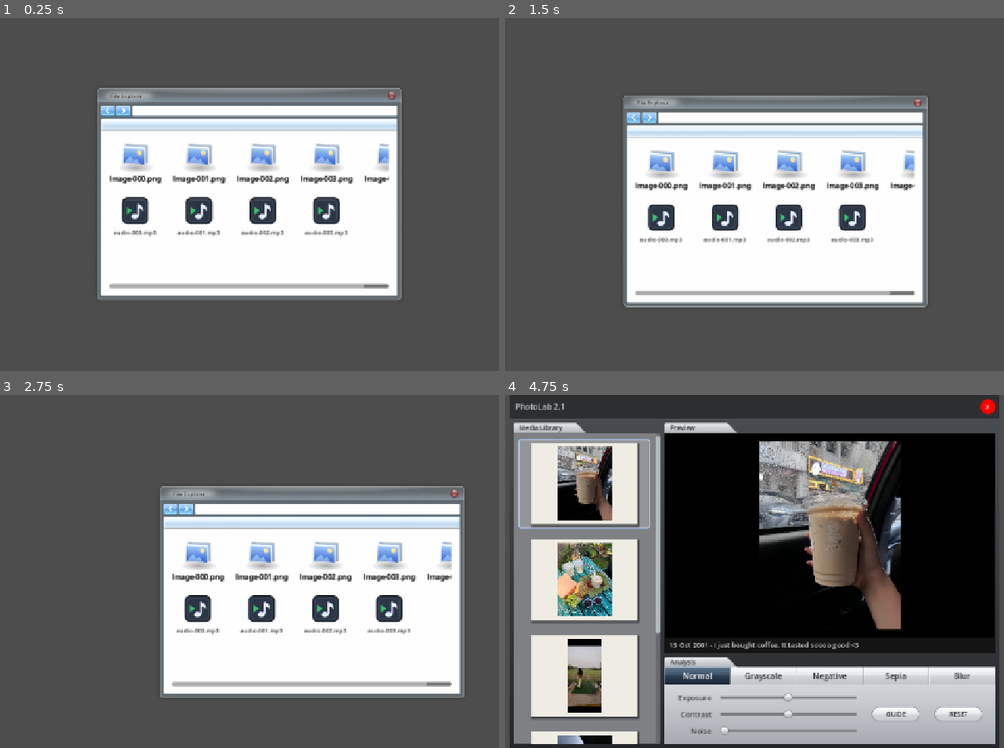
Above: before the commit, frames 1-4 (two rows, left to right).
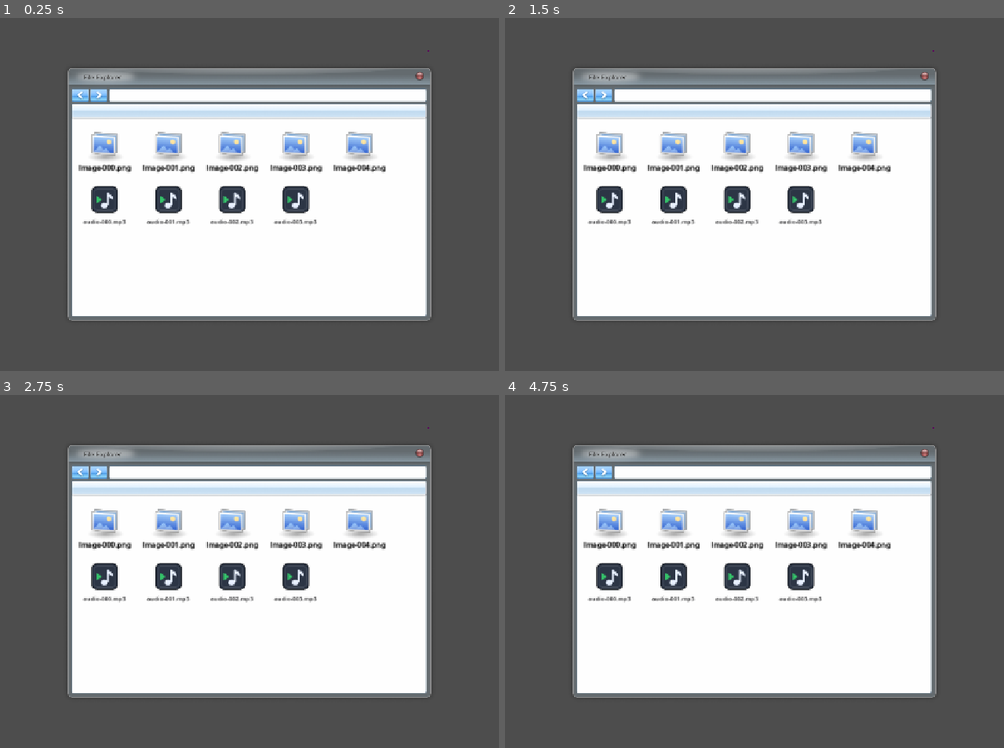
Above: after the commit, the same moments.

Repository: kaminaryu/project-found-footage
Game: Godot game, scene res://Objects/Mechanism/Desktop/FileExplorer/file_explorer.tscn
Two runs of this game, one before a commit and one after it. Both use one fixed random seed, a clock stepped at 60 frames per second and the inputs below. This scene is started directly instead of the project's main scene. Sound files missing from this copy of the repository are replaced by a short silence.
Inputs (mouse positions are in pixels of both pictures, inside the frame that each line leads up to):
- Up to frame 1 (0.25 s): no input
- Up to frame 2 (1.5 s): click (639, 155) at 0.52 s; tap Enter (ui_accept) at 1.25 s; drag from (754, 95) to (819, 116) at 1.27 s
- Up to frame 3 (2.75 s): tap Enter (ui_accept) at 2 s; drag from (124, 589) to (219, 642) at 2.02 s
- Up to frame 4 (4.75 s): tap Enter (ui_accept) at 2.75, 3.5, 4.25, 4.52 s; move the mouse to (819, 493) at 2.77 s; hold D (move_right) 2.78-3.5 s; hold P (place_item) 2.78-3.5 s; drag from (724, 642) to (564, 518) at 3.52 s; move the mouse to (944, 624) at 4.27 s; hold A (move_left) from 4.28 s (still down); hold 1 (use_phone) from 4.28 s (still down)

The runs differ from the first frame. In frame 1, 32% of the frame differs, in the area x 13-87%, y 9-86%; in frame 2, 30%; in frame 3, 36%; in frame 4, 92%, in the area x 0-100%, y 0-100%.

Commit message:
Enhance File Explorer UI with new styles and layout adjustments (I basically fixed the non transparent window issue)

Diff:
--- a/Objects/Mechanism/Desktop/FileExplorer/file_explorer.tscn
+++ b/Objects/Mechanism/Desktop/FileExplorer/file_explorer.tscn
@@ -15,6 +15,21 @@
 [ext_resource type="Shader" uid="uid://dig1o0hfd4xnb" path="res://Objects/Mechanism/Desktop/desktop_icon.gdshader" id="13_ehiih"]
 [ext_resource type="Texture2D" uid="uid://cy5gvpv8xsgte" path="res://Assets/UI/Desktop/Icons/CloseButton.png" id="13_fcaew"]
 
+[sub_resource type="PlaceholderTexture2D" id="PlaceholderTexture2D_ehiih"]
+
+[sub_resource type="DrawableTexture2D" id="DrawableTexture2D_030jd"]
+
+[sub_resource type="StyleBoxTexture" id="StyleBoxTexture_161j0"]
+content_margin_left = 152.0
+content_margin_top = 116.0
+content_margin_right = 20.0
+content_margin_bottom = 19.0
+texture = ExtResource("2_background")
+texture_margin_left = 152.0
+texture_margin_top = 116.0
+texture_margin_right = 20.0
+texture_margin_bottom = 19.0
+
 [sub_resource type="ShaderMaterial" id="ShaderMaterial_ehiih"]
 resource_local_to_scene = true
 shader = ExtResource("13_ehiih")
@@ -22,25 +37,35 @@
 shader_parameter/flash_value = 0.0
 
 [node name="FileExplorer" type="Window" unique_id=1240173975]
+transparent_bg = true
 oversampling_override = 1.0
-title = "File Explorer"
 initial_position = 1
-size = Vector2i(640, 451)
-unresizable = true
-borderless = true
+size = Vector2i(764, 538)
 always_on_top = true
-sharp_corners = true
+transparent = true
+min_size = Vector2i(250, 250)
+content_scale_size = Vector2i(2, 0)
+theme_override_constants/title_height = 0
+theme_override_constants/resize_margin = 10
+theme_override_icons/close = SubResource("PlaceholderTexture2D_ehiih")
+theme_override_icons/close_pressed = SubResource("DrawableTexture2D_030jd")
+theme_override_styles/embedded_border = SubResource("StyleBoxTexture_161j0")
+theme_override_styles/embedded_unfocused_border = SubResource("StyleBoxTexture_161j0")
 script = ExtResource("1_explorer")
 
-[node name="Background" type="TextureRect" parent="." unique_id=1350185496]
-texture_filter = 1
+[node name="Background" type="NinePatchRect" parent="." unique_id=342619513]
+visible = false
 anchors_preset = 15
 anchor_right = 1.0
 anchor_bottom = 1.0
 grow_horizontal = 2
 grow_vertical = 2
 texture = ExtResource("2_background")
-expand_mode = 1
+region_rect = Rect2(0, 0, 764, 538)
+patch_margin_left = 152
+patch_margin_top = 116
+patch_margin_right = 20
+patch_margin_bottom = 19
 
 [node name="DragArea" type="Control" parent="." unique_id=1039322600]
 layout_mode = 3
@@ -64,22 +89,20 @@
 [node name="MarginContainer" type="MarginContainer" parent="ContentArea" unique_id=1864714922]
 layout_mode = 2
 theme_override_constants/margin_left = 16
-theme_override_constants/margin_top = 16
+theme_override_constants/margin_top = 37
 theme_override_constants/margin_right = 16
 theme_override_constants/margin_bottom = 16
 
-[node name="ScrollContainer" type="ScrollContainer" parent="ContentArea/MarginContainer" unique_id=1557777644]
+[node name="FileGrid" type="GridContainer" parent="ContentArea/MarginContainer" unique_id=1931717686]
+unique_name_in_owner = true
+clip_contents = true
 layout_mode = 2
-
-[node name="FileGrid" type="GridContainer" parent="ContentArea/MarginContainer/ScrollContainer" unique_id=1931717686]
-unique_name_in_owner = true
-layout_mode = 2
-size_flags_horizontal = 6
+size_flags_horizontal = 3
 theme_override_constants/h_separation = 24
 theme_override_constants/v_separation = 24
 columns = 5
 
-[node name="Image-000" parent="ContentArea/MarginContainer/ScrollContainer/FileGrid" unique_id=1524986701 instance=ExtResource("3_wenfk")]
+[node name="Image-000" parent="ContentArea/MarginContainer/FileGrid" unique_id=1524986701 instance=ExtResource("3_wenfk")]
 layout_mode = 2
 icon_texture = ExtResource("6_2e1nu")
 icon_name = "Image-000.png"
@@ -87,7 +110,7 @@
 application = ExtResource("5_d7qql")
 photo_index = 0
 
-[node name="Image-001" parent="ContentArea/MarginContainer/ScrollContainer/FileGrid" unique_id=1200833895 instance=ExtResource("3_wenfk")]
+[node name="Image-001" parent="ContentArea/MarginContainer/FileGrid" unique_id=1200833895 instance=ExtResource("3_wenfk")]
 layout_mode = 2
 icon_texture = ExtResource("6_2e1nu")
 icon_name = "Image-001.png"
@@ -95,7 +118,7 @@
 application = ExtResource("5_d7qql")
 photo_index = 1
 
-[node name="Image-002" parent="ContentArea/MarginContainer/ScrollContainer/FileGrid" unique_id=2007819891 instance=ExtResource("3_wenfk")]
+[node name="Image-002" parent="ContentArea/MarginContainer/FileGrid" unique_id=2007819891 instance=ExtResource("3_wenfk")]
 layout_mode = 2
 icon_texture = ExtResource("6_2e1nu")
 icon_name = "Image-002.png"
@@ -103,7 +126,7 @@
 application = ExtResource("5_d7qql")
 photo_index = 2
 
-[node name="Image-003" parent="ContentArea/MarginContainer/ScrollContainer/FileGrid" unique_id=1799146611 instance=ExtResource("3_wenfk")]
+[node name="Image-003" parent="ContentArea/MarginContainer/FileGrid" unique_id=1799146611 instance=ExtResource("3_wenfk")]
 layout_mode = 2
 icon_texture = ExtResource("6_2e1nu")
 icon_name = "Image-003.png"
@@ -111,7 +134,7 @@
 application = ExtResource("5_d7qql")
 photo_index = 3
 
-[node name="Image-004" parent="ContentArea/MarginContainer/ScrollContainer/FileGrid" unique_id=229139406 instance=ExtResource("3_wenfk")]
+[node name="Image-004" parent="ContentArea/MarginContainer/FileGrid" unique_id=229139406 instance=ExtResource("3_wenfk")]
 layout_mode = 2
 icon_texture = ExtResource("6_2e1nu")
 icon_name = "Image-004.png"
@@ -119,29 +142,32 @@
 application = ExtResource("5_d7qql")
 photo_index = 4
 
-[node name="Audio-000" parent="ContentArea/MarginContainer/ScrollContainer/FileGrid" unique_id=1112608346 instance=ExtResource("3_entry")]
+[node name="Audio-000" parent="ContentArea/MarginContainer/FileGrid" unique_id=1112608346 instance=ExtResource("3_entry")]
 layout_mode = 2
 file_texture = ExtResource("4_music")
 file_name = "audio-000.mp3"
 audio_stream = ExtResource("8_2kves")
 
-[node name="Audio-001" parent="ContentArea/MarginContainer/ScrollContainer/FileGrid" unique_id=1985158956 instance=ExtResource("3_entry")]
+[node name="Audio-001" parent="ContentArea/MarginContainer/FileGrid" unique_id=1985158956 instance=ExtResource("3_entry")]
 layout_mode = 2
 file_texture = ExtResource("4_music")
 file_name = "audio-001.mp3"
 audio_stream = ExtResource("9_d3364")
 
-[node name="Audio-002" parent="ContentArea/MarginContainer/ScrollContainer/FileGrid" unique_id=1167414274 instance=ExtResource("3_entry")]
+[node name="Audio-002" parent="ContentArea/MarginContainer/FileGrid" unique_id=1167414274 instance=ExtResource("3_entry")]
 layout_mode = 2
 file_texture = ExtResource("4_music")
 file_name = "audio-002.mp3"
 audio_stream = ExtResource("10_fcaew")
 
-[node name="Audio-003" parent="ContentArea/MarginContainer/ScrollContainer/FileGrid" unique_id=467522331 instance=ExtResource("3_entry")]
+[node name="Audio-003" parent="ContentArea/MarginContainer/FileGrid" unique_id=467522331 instance=ExtResource("3_entry")]
 layout_mode = 2
 file_texture = ExtResource("4_music")
 file_name = "audio-003.mp3"
 audio_stream = ExtResource("11_ehiih")
+
+[node name="ScrollContainer" type="ScrollContainer" parent="ContentArea/MarginContainer" unique_id=1557777644]
+layout_mode = 2
 
 [node name="EmptyLabel" type="Label" parent="ContentArea" unique_id=1853744010]
 unique_name_in_owner = true
@@ -157,10 +183,10 @@
 anchors_preset = 1
 anchor_left = 1.0
 anchor_right = 1.0
-offset_left = -48.515015
-offset_top = 5.84
-offset_right = -8.515015
-offset_bottom = 45.84
+offset_left = -52.515015
+offset_top = 8.84
+offset_right = -12.515015
+offset_bottom = 48.84
 grow_horizontal = 0
 focus_mode = 0
 mouse_default_cursor_shape = 2
@@ -168,7 +194,6 @@
 flat = true
 icon_alignment = 1
 
-[connection signal="close_requested" from="." to="." method="_on_close_requested"]
 [connection signal="mouse_entered" from="CloseButton" to="." method="_on_close_button_mouse_entered"]
 [connection signal="mouse_exited" from="CloseButton" to="." method="_on_close_button_mouse_exited"]
 [connection signal="pressed" from="CloseButton" to="." method="_on_close_pressed"]
